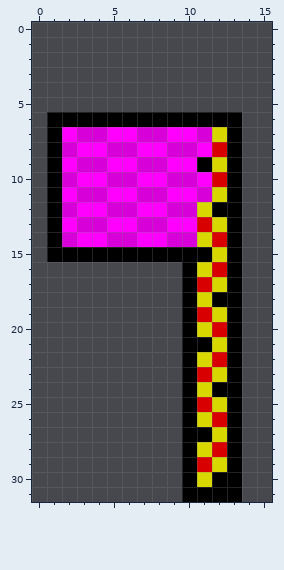
Two states of a pixel-art sprite, Assets/Sprites/flag02.png. The picture above is the old version.
The file is 16x32 pixels.
The same view after the edit:
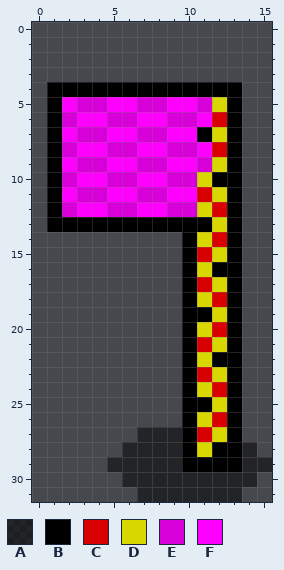
Palette (. is transparent): A #00000080  B #000000  C #d80000  D #d8d800  E #d800d8  F #ff00ff
The edit:
{"y":4,"x":1,"old":".............","new":"BBBBBBBBBBBBB"}
{"y":5,"x":1,"old":".............","new":"BFEEFFEEFFEDB"}
{"y":6,"x":2,"old":"BBBBBBBBBBB","new":"EFFEEFFEEFC"}
{"y":7,"x":11,"old":"E","new":"B"}
{"y":9,"x":11,"old":"B","new":"E"}
{"y":10,"x":11,"old":"FC","new":"DB"}
{"y":11,"x":11,"old":"E","new":"C"}
{"y":12,"x":12,"old":"B","new":"C"}
{"y":13,"x":2,"old":"FEEFFEEFFC","new":"BBBBBBBBBB"}
{"y":14,"x":1,"old":"BEFFEEFFEE","new":".........B"}
{"y":15,"x":1,"old":"BBBBBBBBB","new":"........."}
{"y":15,"x":11,"old":"B","new":"C"}
{"y":16,"x":12,"old":"C","new":"B"}
{"y":18,"x":12,"old":"B","new":"C"}
{"y":19,"x":11,"old":"C","new":"B"}
{"y":21,"x":11,"old":"B","new":"C"}
{"y":22,"x":12,"old":"C","new":"B"}
{"y":24,"x":12,"old":"B","new":"C"}
{"y":25,"x":11,"old":"C","new":"B"}
{"y":27,"x":7,"old":"...","new":"AAA"}
{"y":27,"x":11,"old":"B","new":"C"}
{"y":28,"x":6,"old":"....","new":"AAAA"}
{"y":28,"x":12,"old":"C","new":"B"}
{"y":28,"x":14,"old":".","new":"A"}
{"y":29,"x":5,"old":".....","new":"AAAAA"}
{"y":29,"x":11,"old":"CD","new":"BB"}
{"y":29,"x":14,"old":"..","new":"AA"}
{"y":30,"x":6,"old":"....BDBB.","new":"AAAAAAAAA"}
{"y":31,"x":7,"old":"...BBBB","new":"AAAAAAA"}
{"label":"changed","picture_box":[47,82,272,502]}
